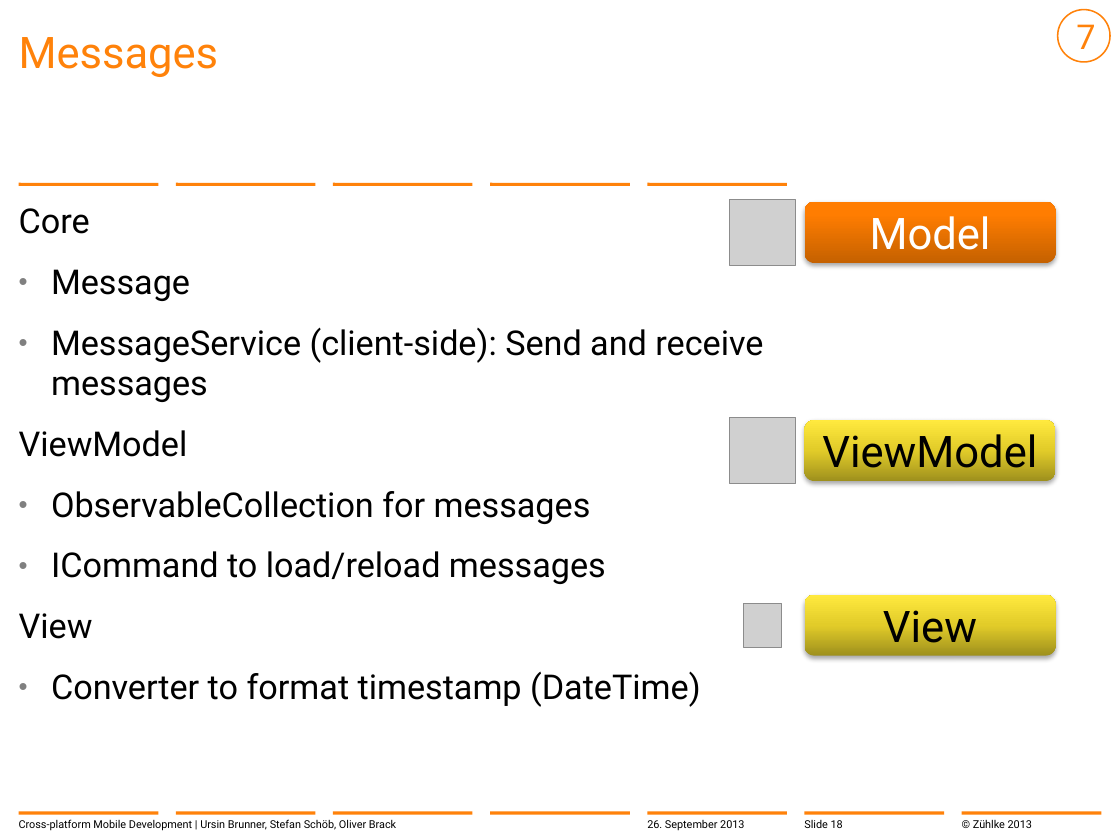
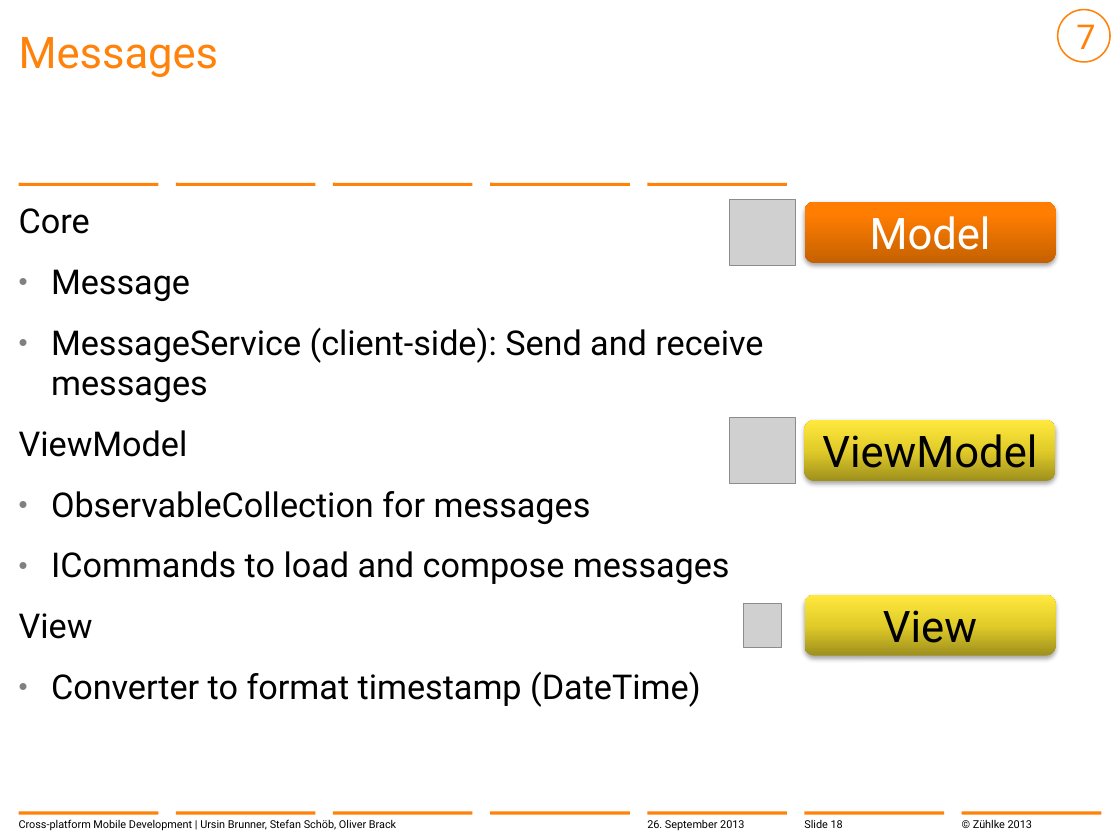
Before and after one commit to brunnurs/zxm, a slide deck: slide 18 of docs/13-09-26 Cross-platform mobile development with C#.pptx. Drawn at 1120x840 pixels with LibreOffice and Linux fonts; fonts in the diff are those of the drawing; grey boxes stand for pictures; background and template pictures are left out. Boxes give left, top, right and bottom in pixels: in the first picture for what was removed or moved away, otherwise in the second. Text is boxed around its words. In the diff, an @@ line names an element or a change of style, - is before the commit and + after.

```diff
--- a/docs/13-09-26 Cross-platform mobile development with C#.pptx
+++ b/docs/13-09-26 Cross-platform mobile development with C#.pptx
@@ text at <box>51,551,730,584</box>: text changed @@
-  • ICommand to load/reload messages
+  • ICommands to load and compose messages
```
Also in this commit, not shown: 5 other slides changed, 1 slide added.
